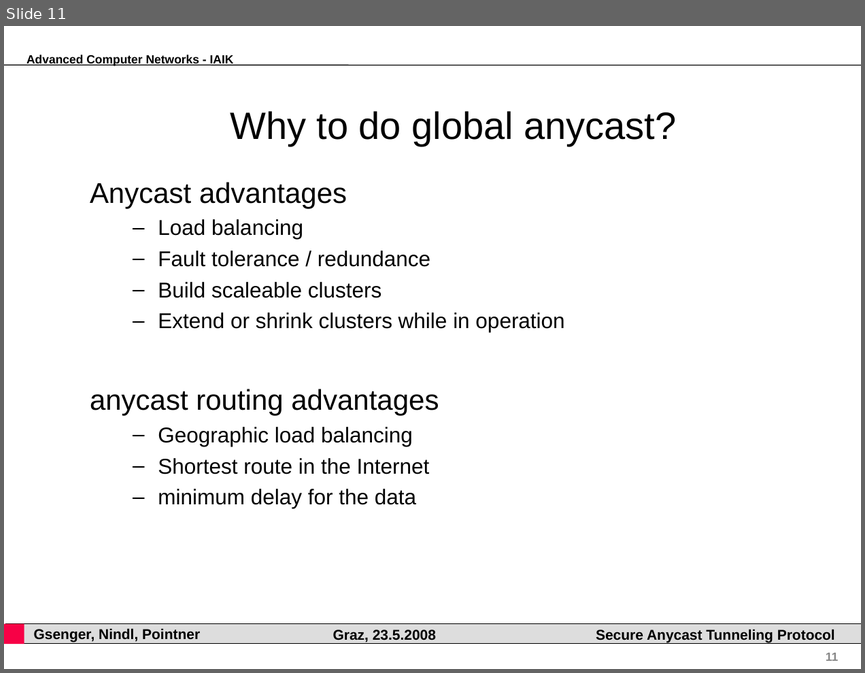
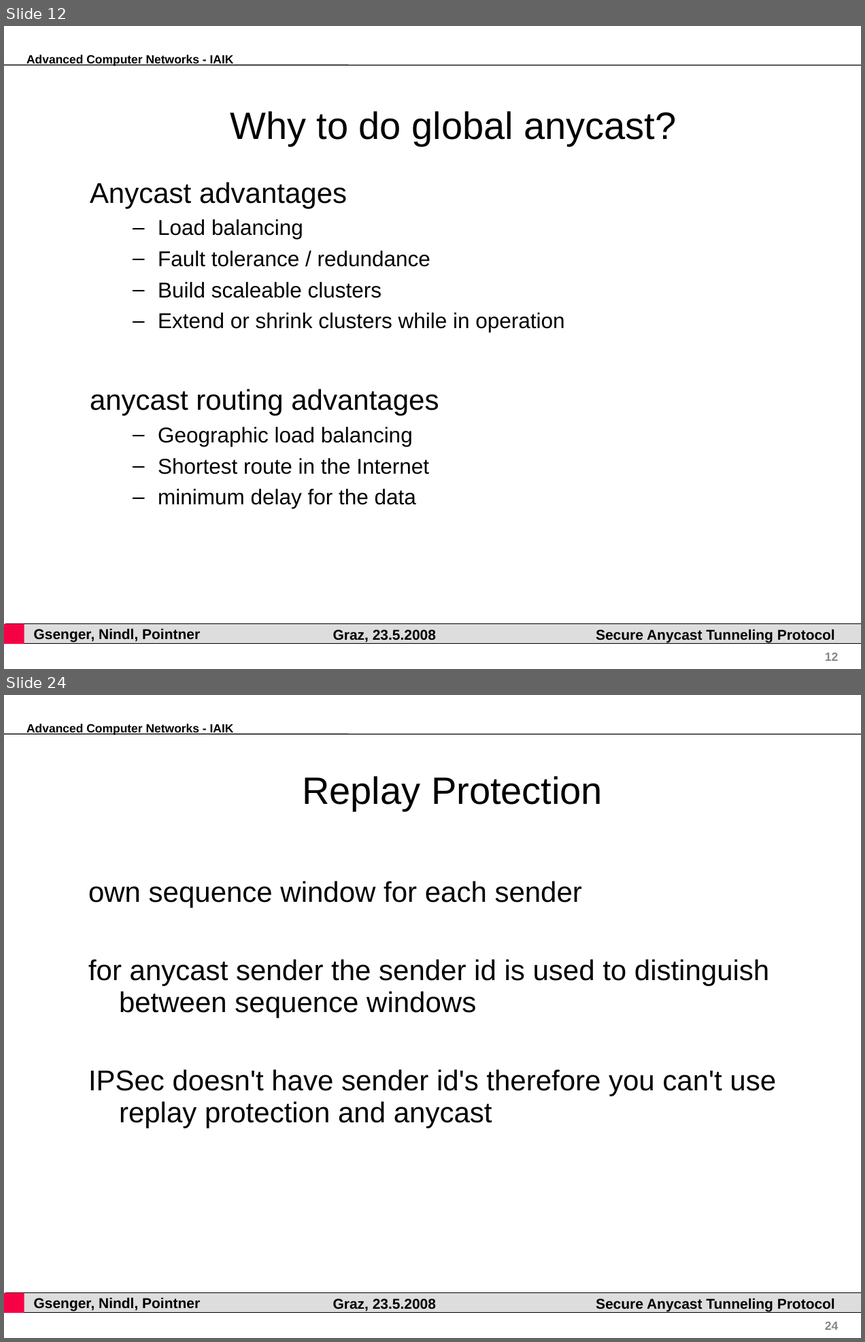
Before and after one commit to pyhedgehog/anytun, a slide deck: papers/acn.ppt. Shown one above the other, each under a label of ours: slide 11 before the commit, slides 12 and 24 after it; the slides between them are not shown. The pictures are 865x673 and 865x1342 pixels, drawn with LibreOffice and Linux fonts; fonts in the diff are those of the drawing; background and template pictures are left out. Boxes give left, top, right and bottom in pixels: in the first picture for what was removed or moved away, otherwise in the second. Text is boxed around its words. In the diff, an @@ line names an element or a change of style, - is before the commit and + after.

```diff
--- a/papers/acn.ppt
+++ b/papers/acn.ppt
@@ slide 24 added at (4,695,861,1338), background #FFFFFF; not listed: 7 template elements that a slide beside it also shows @@
@@ title added at (302,776,602,811), 32 pt, text #000000 @@
+Replay Protection
@@ text added at (88,881,776,1127), 24 pt, text #000000 @@
+own sequence window for each sender
+for anycast sender the sender id is used to distinguish between sequence windows
+IPSec doesn't have sender id's therefore you can't use replay protection and anycast
@@ what was slide 11 is now slide 12 @@
@@ page number at (825,652,838,660): text changed @@
-11
+12
```
Also in this commit, not shown: 17 other slides added, 1 slide removed, 10 other files.
